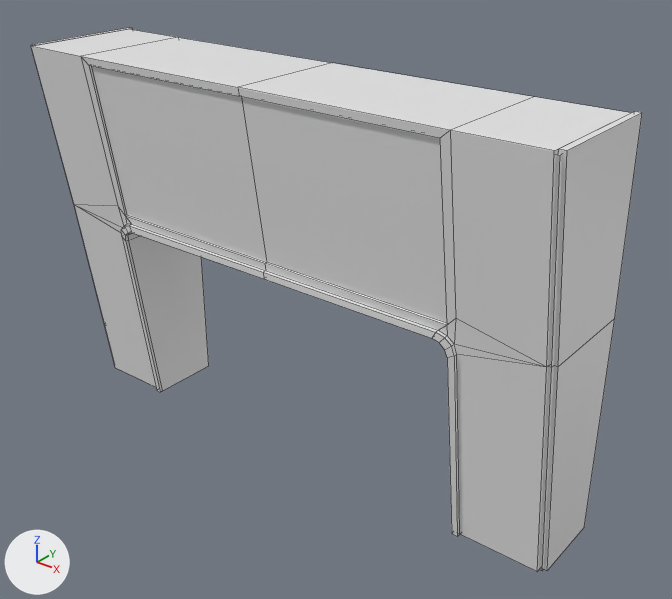
Renders of the FBX model Peter/Assets/Models/Environments/Garden/Raw/Park Entrance Wall.fbx from each side of a commit.
The view is the same before and after, from a camera (50 mm lens) standing at (7.43, -7.71, 7.82) and looking at (0.49, 0.97, 2.44). Arrows for +X, +Y and +Z are at lower left; the lights stay in place. Mesh edges are drawn as thin lines. Where no turn or scale is listed for an object, it has been applied to the vertices.
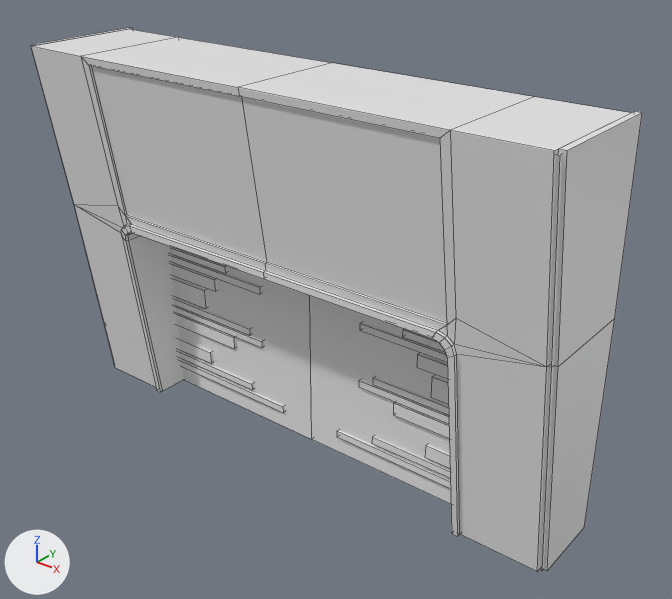
Where the change shows, as pixel boxes [x1, y1, x2, y2] in the pictures (672 x 599 px):
'Cube', added
    after: [309, 295, 451, 504]
    faces in mat_notgold (white #e7e7e7): [309, 295, 451, 504]
    faces in mat_gold (white #e7e7e7): [337, 323, 450, 488]
'Cube.002', added
    after: [170, 247, 311, 439]
    faces in mat_notgold (white #e7e7e7): [173, 250, 311, 439]
    faces in mat_gold (white #e7e7e7): [170, 247, 285, 412]

Patch to the scene script:
```diff
--- a/Peter/Assets/Models/Environments/Garden/Raw/Park Entrance Wall.fbx.py
+++ b/Peter/Assets/Models/Environments/Garden/Raw/Park Entrance Wall.fbx.py
@@ mat_notgold @@
+mat_notgold = principled_material('NotGold')
+mat_notgold.base_color = (0.8, 0.8, 0.8)  # white #e7e7e7
@@ mat_gold @@
+mat_gold = principled_material('Gold')
+mat_gold.base_color = (0.8, 0.8, 0.8)  # white #e7e7e7
@@ me_cube_001 @@
+me_cube_001.from_pydata(...)  # 112 vertices, 84 faces; spans x -2.86..0.0, y 0.96..1.33, z 0.0..2.96
+# faces by material slot: [78, 6]
+me_cube_001.materials.append(mat_gold)  # white #e7e7e7
+me_cube_001.materials.append(mat_notgold)  # white #e7e7e7
@@ me_cube @@
+me_cube.from_pydata(...)  # 112 vertices, 84 faces; spans x 0.0..2.86, y 0.96..1.33, z 0.0..2.96
+# faces by material slot: [78, 6]
+me_cube.materials.append(mat_gold)  # white #e7e7e7
+me_cube.materials.append(mat_notgold)  # white #e7e7e7
@@ ob_cube_002 @@
+ob_cube_002 = bpy.data.objects.new('Cube.002', me_cube_001)
+ob_cube_002.location = (0.0, 0.0, 0.0)
@@ ob_cube @@
+ob_cube = bpy.data.objects.new('Cube', me_cube)
+ob_cube.location = (0.0, 0.0, 0.0)
```
